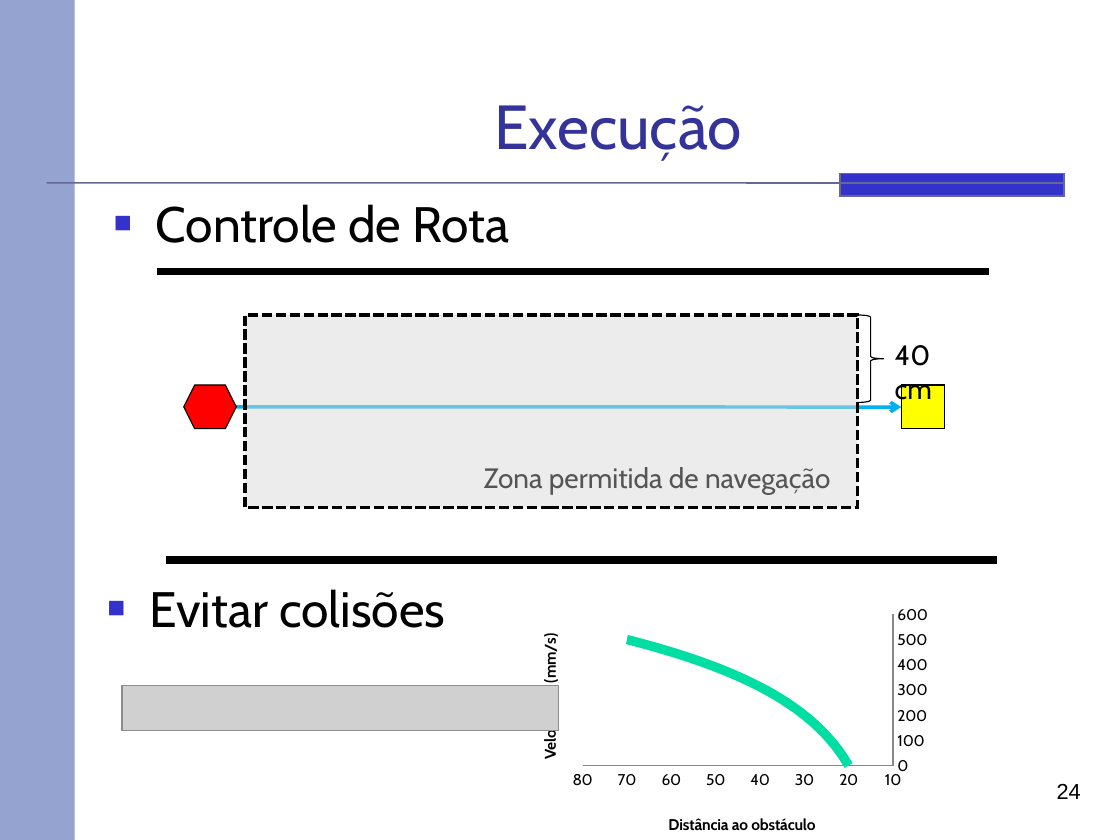
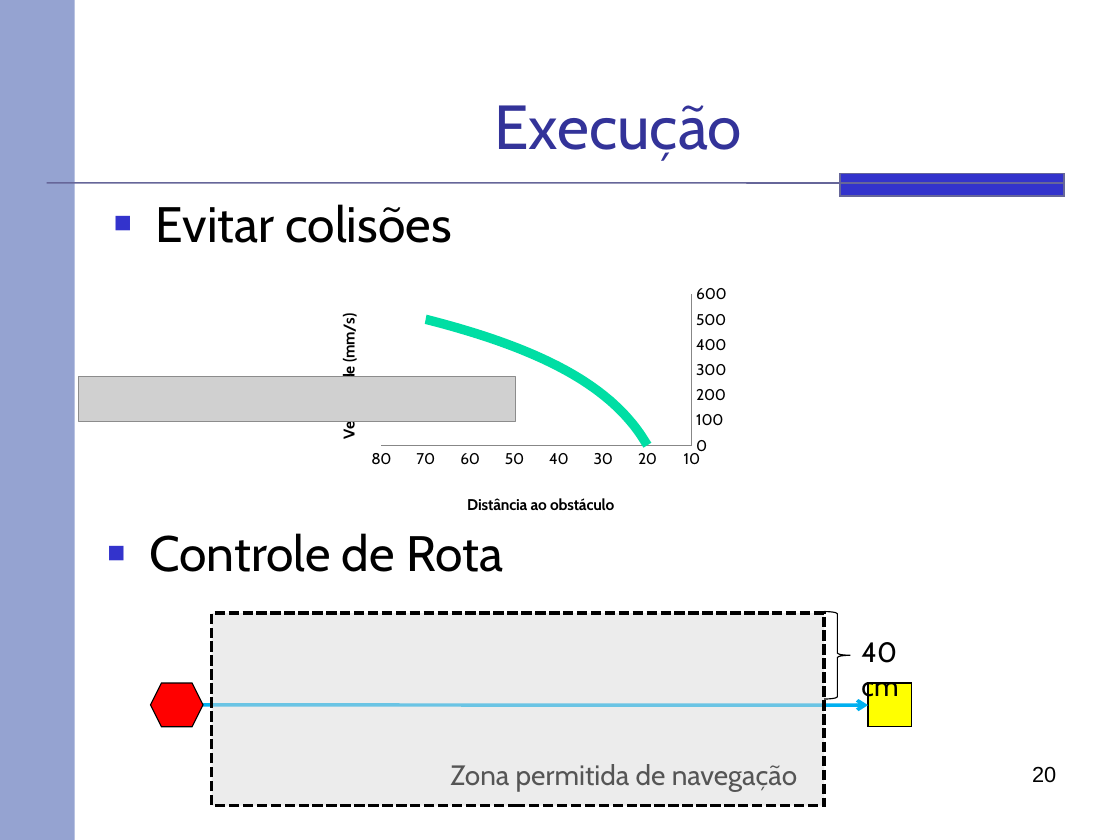
Before and after one commit to rafaelhdr/tccsauron, a slide deck: slide 20 of docs/Apresentação.pptx (slide 24 before the commit). Drawn at 1120x840 pixels with LibreOffice and Linux fonts; fonts in the diff are those of the drawing; grey boxes stand for pictures. Boxes give left, top, right and bottom in pixels: in the first picture for what was removed or moved away, otherwise in the second. Text is boxed around its words. In the diff, an @@ line names an element or a change of style, - is before the commit and + after.

```diff
--- a/docs/Apresentação.pptx
+++ b/docs/Apresentação.pptx
@@ text at bbox=[156, 204, 452, 243]: text changed @@
-■ Controle de Rota
+■ Evitar colisões
@@ line removed from (158, 271) to (989, 271) @@
@@ scatter smooth chart: place and size @@
-scatter smooth chart at bbox=[516, 600, 936, 840]
+scatter smooth chart at bbox=[315, 280, 735, 520]
@@ picture added at bbox=[78, 376, 515, 421] @@
@@ text at bbox=[149, 533, 503, 572]: text changed @@
-■ Evitar colisões
+■ Controle de Rota
@@ line removed from (166, 560) to (998, 560) @@
@@ picture removed at bbox=[122, 685, 559, 730] @@
@@ 2 rectangles, 1 hexagon: place and size @@
-2 rectangles, 1 hexagon at bbox=[184, 315, 945, 507]
+2 rectangles, 1 hexagon at bbox=[150, 613, 912, 805]
@@ 2 texts, 1 right brace, 1 arrow: place and size @@
-2 texts, 1 right brace, 1 arrow at bbox=[236, 315, 932, 494]
+2 texts, 1 right brace, 1 arrow at bbox=[203, 612, 898, 791]
@@ page number at bbox=[1032, 766, 1056, 783]: text changed @@
-24
+20
```
Also in this commit, not shown: 13 other slides changed, 1 slide added, 6 slides removed.
